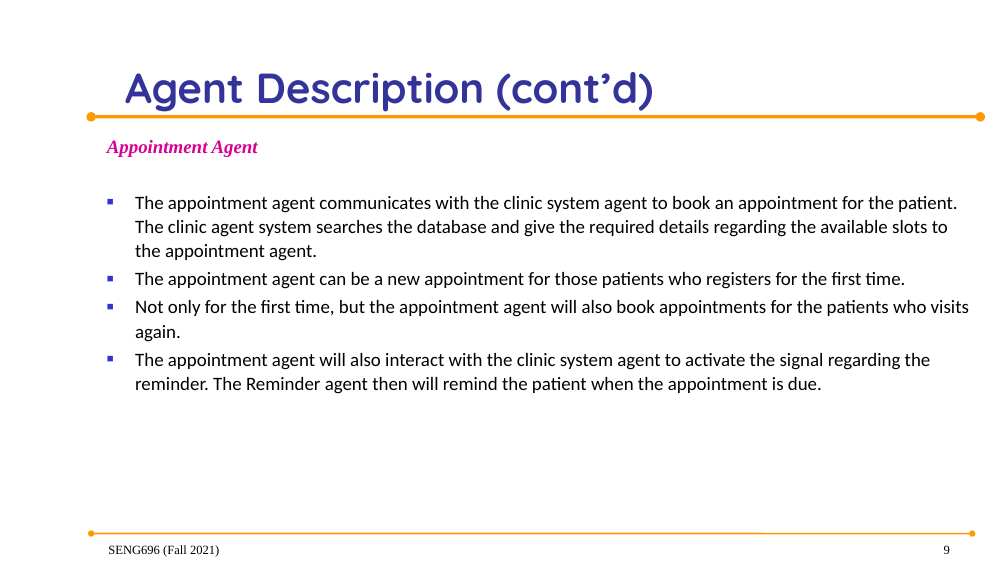
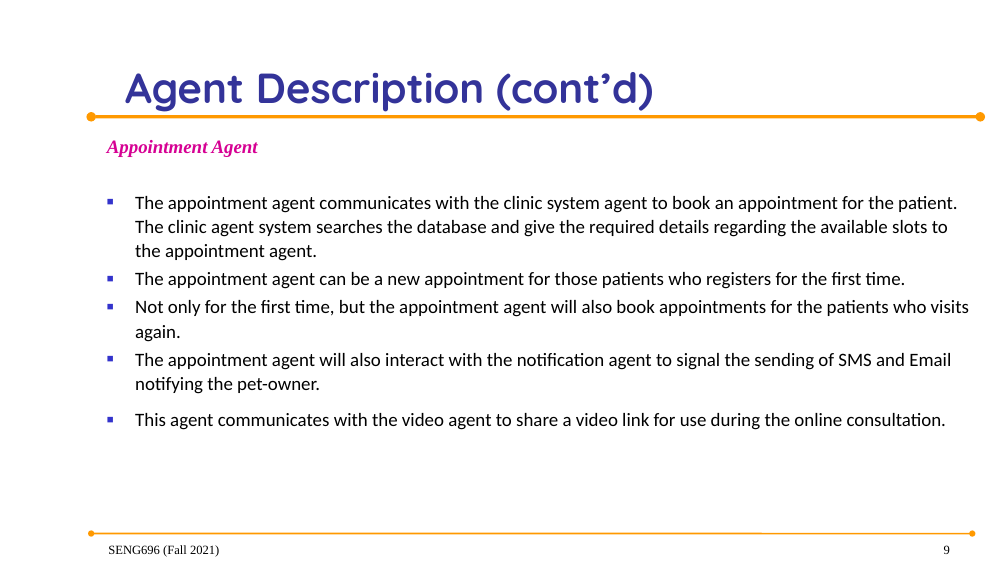
Before and after one commit to anish30145784/SENG696_GroupD, a slide deck: slide 9 of GroupD_ProjectPresentation.pptx. Drawn at 1008x567 pixels with LibreOffice and Linux fonts; fonts in the diff are those of the drawing; background and template pictures are left out. Boxes give left, top, right and bottom in pixels: in the first picture for what was removed or moved away, otherwise in the second. Text is boxed around its words. In the diff, an @@ line names an element or a change of style, - is before the commit and + after.

```diff
--- a/GroupD_ProjectPresentation.pptx
+++ b/GroupD_ProjectPresentation.pptx
@@ text at [135, 353, 951, 430]: text changed @@
-■ The appointment agent will also interact with the clinic system agent to activate the signal regarding the reminder. The Reminder agent then will remind the patient when the appointment is due.
+■ The appointment agent will also interact with the notification agent to signal the sending of SMS and Email notifying the pet-owner.
+■ This agent communicates with the video agent to share a video link for use during the online consultation.
```
Also in this commit, not shown: 6 other slides changed, 4 slides added.
